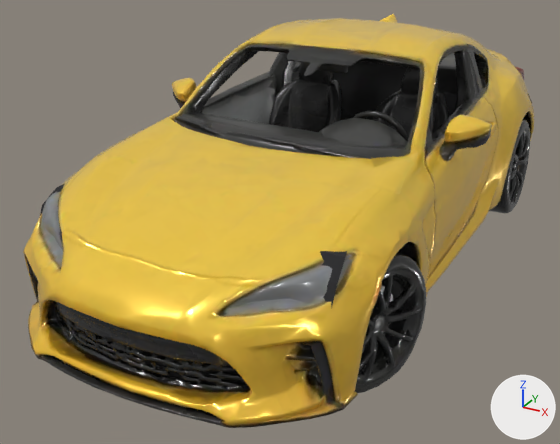
The glTF model public/star/drive3d/car-sports.glb as it was, and as the next commit left it.
The view is the same before and after, from a 50 mm camera at (2.05, -4.38, 2.33) aimed at (-0.19, -0.31, 0.3). Arrows for +X, +Y and +Z are at lower right; the lights stay in place. The older version comes first. Where no turn or scale is listed for an object, it has been applied to the vertices. Vertices at exactly the same position are counted once.

The first picture shows 'body', 'wheel_FL_mesh', 'wheel_RL_mesh'.
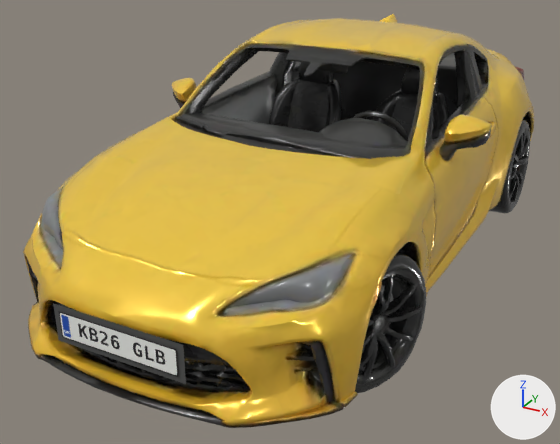
Where the newer file only moved an object's origin or applied its transform, the numbers keep the older frame.

What the commit changed:
Picture 'plate' (img_plate) is new.
Material 'plate' (mat_plate) is new.
Its texture is img_plate.
Its roughness is 0.45.
me_body is used by ob_body; location (0.0, 0.0, 0.799).
me_body had 8007 vertices, 15875 faces and spanned x -1.07..1.07, y -2.17..2.17, z -0.67..0.67.
me_body now has 8125 vertices, 16023 faces and spans x -1.07..1.07, y -2.17..2.2, z -0.67..0.67.
me_body part 1: the loose piece of 31 vertices spanning x -0.92..-0.37, y -1.75..-0.72, z -0.55..0.14 is rebuilt with 31 vertices and now spans x -0.89..-0.37, y -1.8..-0.77, z -0.55..0.08.
me_body part 2: 22 vertices moved from x 0.38..0.94, y -1.8..-0.77, z -0.37..0.13 to x 0.38..0.9, y -1.8..-0.77, z -0.37..0.07; 5 vertices removed from x 0.75..0.95, y -1.76..-0.86, z -0.33..-0.16; 18 vertices added at x -0.36..0.97, y -2.15..-0.84, z -0.49..-0.08.
Other edits to the shape of me_body do not show in these pictures.
me_body gains material mat_plate (picture img_plate).

Where the change shows, as pixel boxes (x1, y1, x2, y2) in the pictures (560 x 444 px; the box of a moved part takes in the faces that stretch with it):
part 1 of me_body, rebuilt (not visible afterwards): before (39, 184, 65, 218)
part 2 of me_body, moved or reshaped (mostly hidden before): before (307, 249, 419, 364); after (53, 242, 419, 384)
